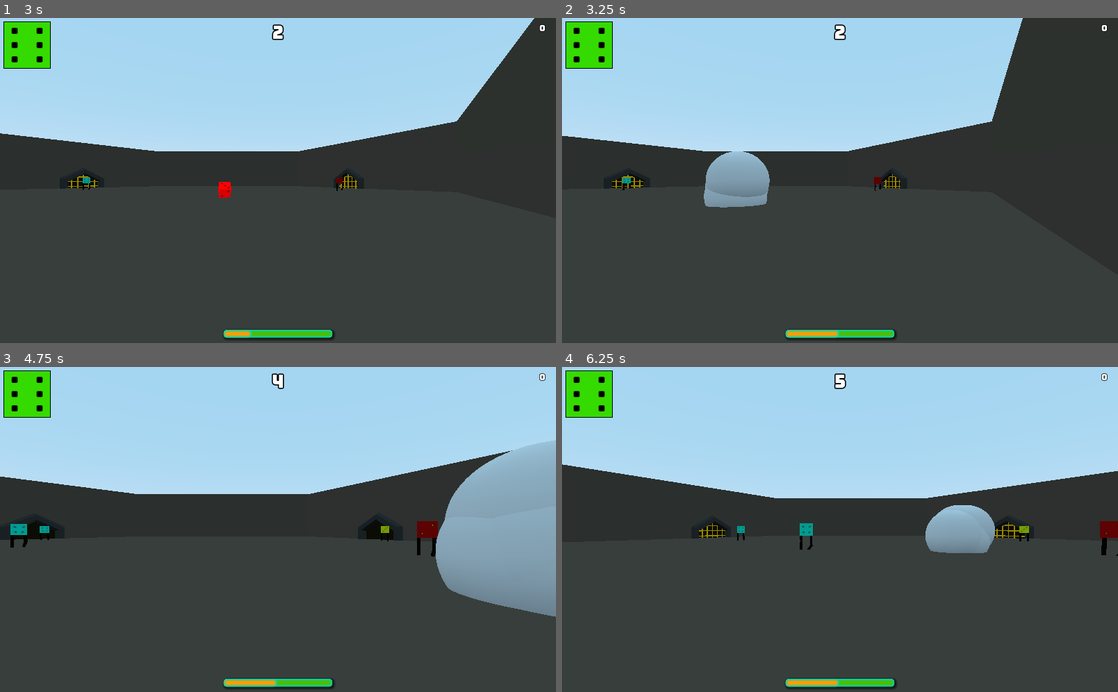
Above: before the commit, frames 1-4 (two rows, left to right).
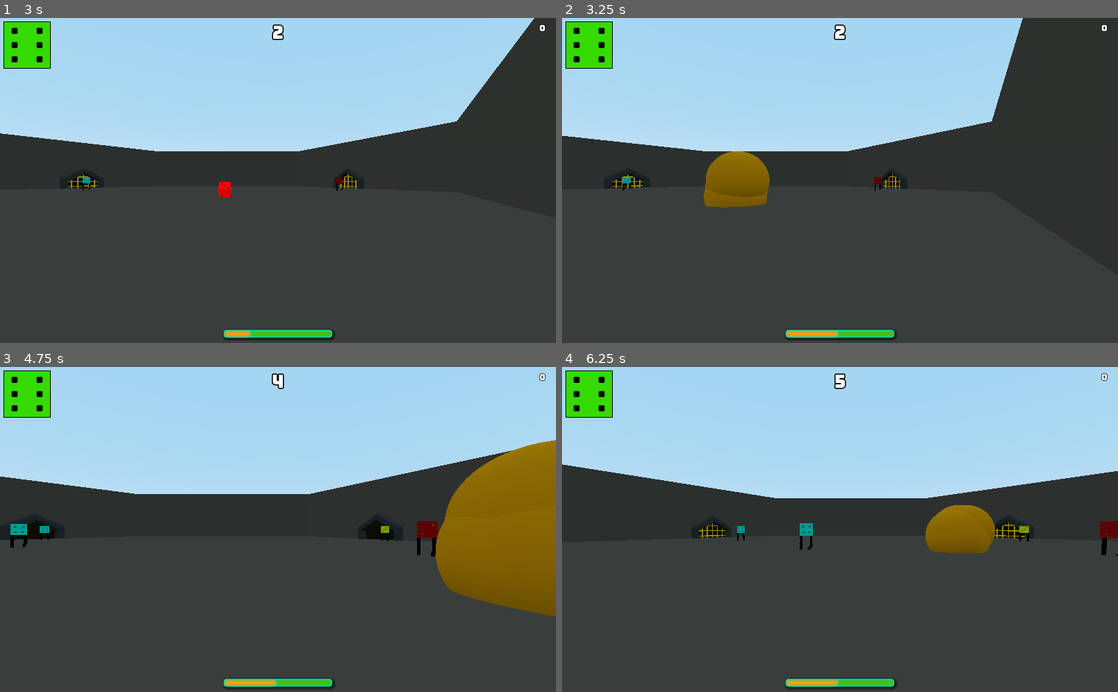
Above: after the commit, the same moments.

Repository: the-alex-g/PolyhedralArena
Game: Godot game, scene res://Menu/MainMenu.tscn
The game is run twice, just before and just after one commit, with the same random seed, the same clock (stepped at 60 frames per second) and the same inputs.
Inputs:
- Up to frame 1 (3 s): click "Play" at 0.5 s; tap Enter at 1.25 s; hold D (right) 1.28-2.03 s; hold Space (throw) 1.28-2.03 s; hold S (backward) 2.03-2.78 s; tap Space (throw) at 2.1 s; hold D (right) from 2.78 s (still down); hold Space (throw) from 2.78 s (still down)
- Up to frame 2 (3.25 s): keep holding D (right); keep holding Space (throw)
- Up to frame 3 (4.75 s): release D (right) at 3.53 s; release Space (throw) at 3.53 s; hold W (forward) 3.53-4.28 s; tap Space (throw) at 3.6 s; hold A (left) from 4.28 s (still down); hold Space (throw) from 4.28 s (still down)
- Up to frame 4 (6.25 s): release Space (throw) at 5.03 s; tap Space (throw) at 5.1 s; release A (left) at 5.78 s; hold S (backward) from 5.78 s (still down); hold Space (throw) from 5.78 s (still down)

Frame 1 is identical in both runs. In frame 2, 1.7% of the frame differs, in the area x 25-38%, y 41-59%; in frame 3, 9.0%, in the area x 78-100%, y 22-77%; in frame 4, 1.6%.

Commit message:
improve effects

Diff:
--- a/project/Dice/Bomb.gd
+++ b/project/Dice/Bomb.gd
@@ -9,7 +9,6 @@
 	var explosion = load("res://Effects/Explosion.tscn").instance()
 	explosion.translation = translation
 	get_parent().add_child(explosion)
-	explosion.emitting = true
 	var floating_text = load("res://Effects/FloatingText.tscn").instance()
 	floating_text.translation = translation
 	get_parent().add_child(floating_text)
--- /dev/null
+++ b/project/Effects/Explosion.gd
@@ -0,0 +1,16 @@
+extends CPUParticles
+
+var _time := 0.0
+
+
+func _ready()->void:
+	emitting = true
+
+
+func _process(delta)->void:
+	if not emitting:
+		queue_free()
+	if _time < 1:
+		_time += delta * speed_scale
+	var custom_color = lerp(Color.yellow, Color.red, _time)
+	mesh.material.albedo_color = custom_color
--- a/project/Effects/Explosion.tscn
+++ b/project/Effects/Explosion.tscn
@@ -1,16 +1,17 @@
-[gd_scene load_steps=6 format=2]
+[gd_scene load_steps=7 format=2]
 
 [ext_resource path="res://Effects/VariableAudio.tscn" type="PackedScene" id=1]
 [ext_resource path="res://SFX/Explosion.wav" type="AudioStream" id=2]
+[ext_resource path="res://Effects/Explosion.gd" type="Script" id=3]
+
+[sub_resource type="SpatialMaterial" id=3]
+albedo_color = Color( 1, 0, 0, 1 )
 
 [sub_resource type="SphereMesh" id=1]
+material = SubResource( 3 )
 
 [sub_resource type="Curve" id=2]
 _data = [ Vector2( 0, 0.453409 ), 0.0, 0.0, 0, 0, Vector2( 0.137255, 0.989773 ), 0.0, 0.0, 0, 0, Vector2( 0.666667, 1 ), 0.0, 0.0, 0, 0, Vector2( 1, 0.834091 ), 0.0, 0.0, 0, 0 ]
-
-[sub_resource type="Gradient" id=3]
-offsets = PoolRealArray( 0, 0.116022, 1 )
-colors = PoolColorArray( 0.916667, 0.916667, 0.916667, 1, 1, 0.84375, 0, 1, 1, 0, 0, 1 )
 
 [node name="CPUParticles" type="CPUParticles"]
 emitting = false
@@ -25,7 +26,7 @@
 initial_velocity_random = 0.5
 scale_amount = 2.0
 scale_amount_curve = SubResource( 2 )
-color_ramp = SubResource( 3 )
+script = ExtResource( 3 )
 
 [node name="VariableAudio" parent="." instance=ExtResource( 1 )]
 stream = ExtResource( 2 )
--- a/project/Effects/FloatingText.tscn
+++ b/project/Effects/FloatingText.tscn
@@ -1,7 +1,13 @@
-[gd_scene load_steps=6 format=2]
+[gd_scene load_steps=7 format=2]
 
-[ext_resource path="res://Font/display.tres" type="DynamicFont" id=1]
+[ext_resource path="res://Font/Bungee-Regular.ttf" type="DynamicFontData" id=1]
 [ext_resource path="res://Effects/FloatingText.gd" type="Script" id=2]
+
+[sub_resource type="DynamicFont" id=4]
+size = 40
+outline_size = 2
+outline_color = Color( 0, 0, 0, 1 )
+font_data = ExtResource( 1 )
 
 [sub_resource type="ViewportTexture" id=1]
 viewport_path = NodePath("Viewport")
@@ -65,7 +71,7 @@
 margin_right = 100.0
 margin_bottom = 100.0
 custom_colors/font_color = Color( 1, 0, 0, 1 )
-custom_fonts/font = ExtResource( 1 )
+custom_fonts/font = SubResource( 4 )
 text = "1"
 align = 1
 valign = 1
Not shown, removed: project/SFX/Explosion
